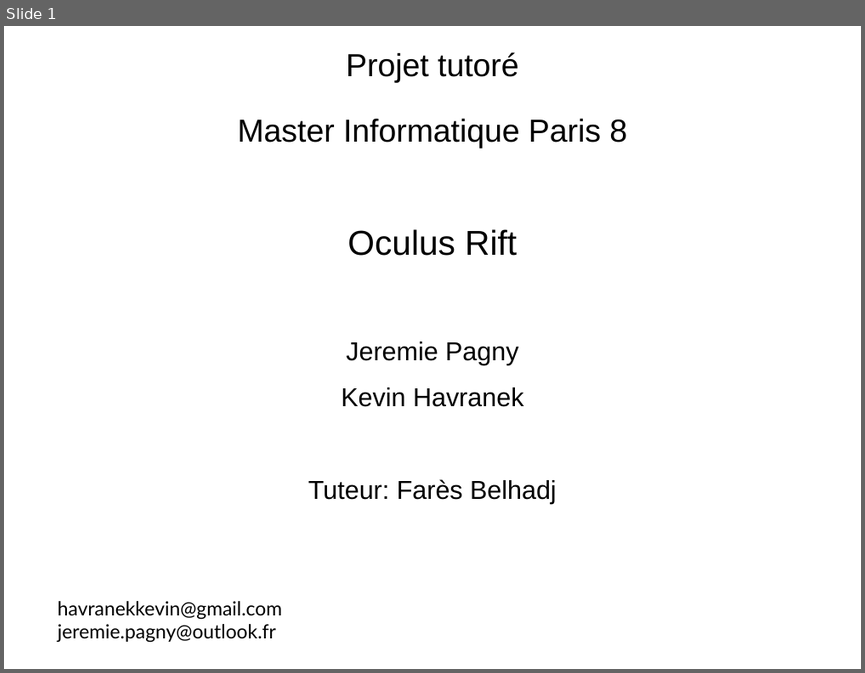
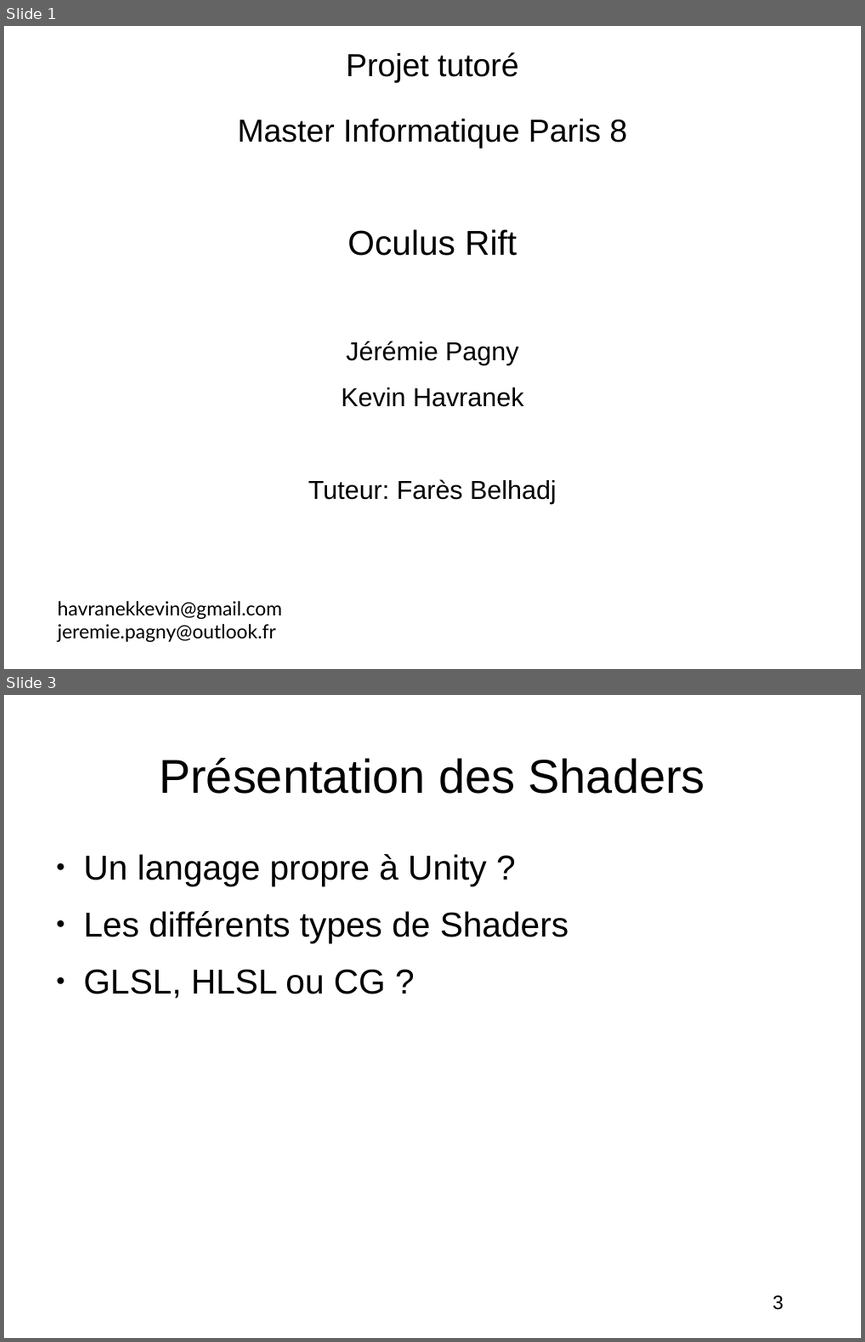
Before and after one commit to Mzartek/OculusRift_Tutoring, a slide deck: Report/second.odp. Shown one above the other, each under a label of ours: slide 1 before the commit, slides 1 and 3 after it; the slides between them are not shown. The pictures are 865x673 and 865x1342 pixels, drawn with LibreOffice and Linux fonts; fonts in the diff are those of the drawing. Boxes give left, top, right and bottom in pixels: in the first picture for what was removed or moved away, otherwise in the second. Text is boxed around its words. In the diff, an @@ line names an element or a change of style, - is before the commit and + after.

```diff
--- a/Report/second.odp
+++ b/Report/second.odp
@@ slide 3 added at <box>4,695,861,1338</box>, background #FFFFFF @@
@@ title added at <box>159,758,705,794</box>, 44 pt, text #000000 @@
+Présentation des Shaders
@@ text added at <box>84,854,568,998</box>, 32 pt, text #000000 @@
+● Un langage propre à Unity ?
+● Les différents types de Shaders
+● GLSL, HLSL ou CG ?
@@ page number added at <box>772,1295,783,1310</box>, 18 pt, text #000000 @@
+3
@@ slide 1 changed as well @@
@@ subtitle at <box>346,340,518,365</box>: text changed @@
-Jeremie Pagny
+Jérémie Pagny
```
Also in this commit, not shown: 5 other slides added, 8 slides removed.
